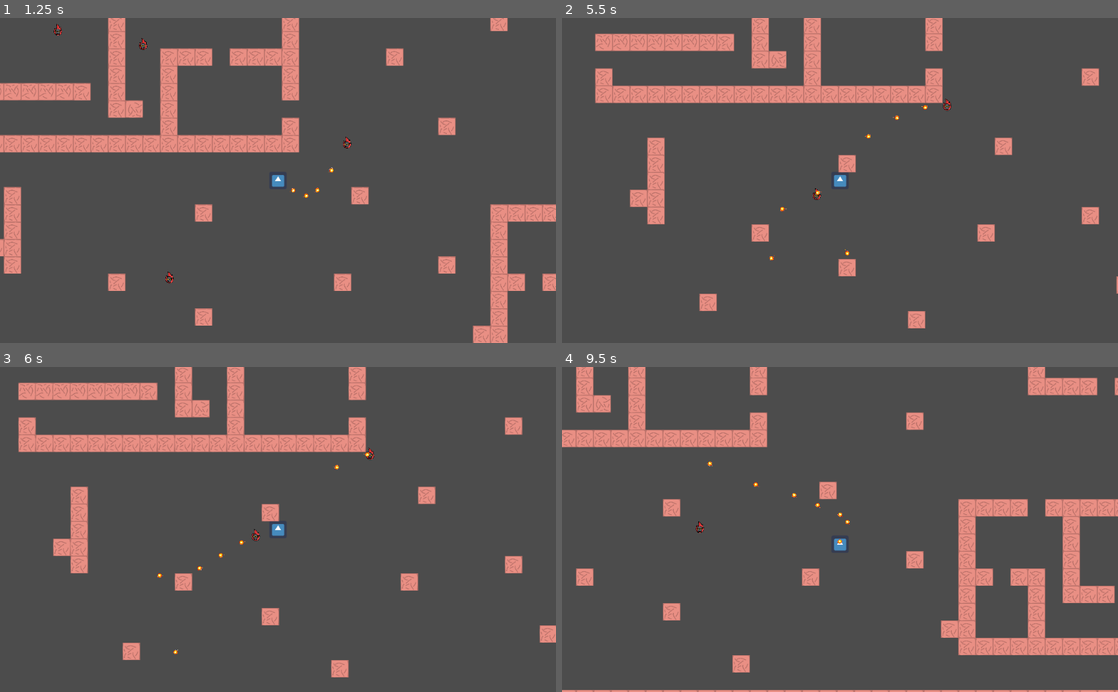
Above: before the commit, frames 1-4 (two rows, left to right).
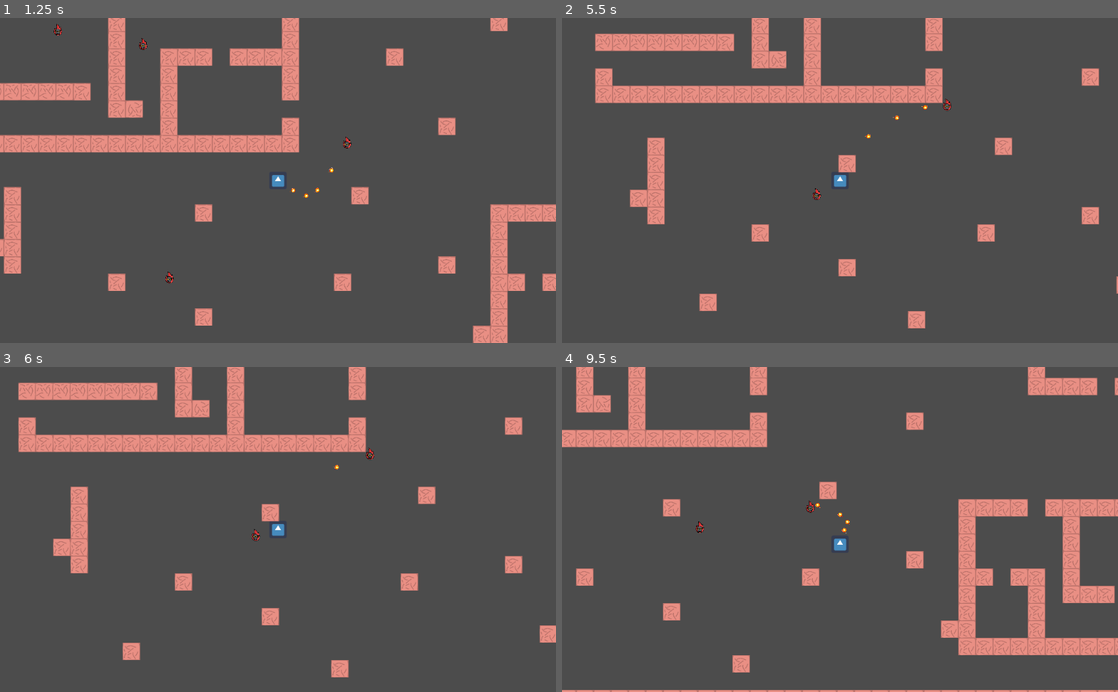
Above: after the commit, the same moments.

Repository: felipe-canales/LVAGames
Game: Godot game, scene res://level_test.tscn
Same seed, same stepped clock (60 frames per second), same inputs: the game is played once before the commit and once after it. The engine's default icon, where the game draws it, is replaced by a stand-in: a white triangle on a blue panel in a dark square.
Inputs:
- Up to frame 1 (1.25 s): tap Enter at 0.5 s; hold W (player_up) from 0.53 s (still down)
- Up to frame 2 (5.5 s): release W (player_up) at 2.03 s; hold A (player_left) 2.03-3.53 s; hold S (player_down) 3.53-4.28 s; hold D (player_right) 4.28-5.03 s; hold W (player_up) from 5.03 s (still down)
- Up to frame 3 (6 s): release W (player_up) at 5.78 s; hold D (player_right) from 5.78 s (still down)
- Up to frame 4 (9.5 s): release D (player_right) at 8.03 s; hold S (player_down) 8.03-8.78 s; tap Space at 8.75 s; hold A (player_left) from 8.78 s (still down)

Frame 1 is identical in both runs. In frame 2, less than 0.1% of the frame differs, in the area x 37-52%, y 53-75%; in frame 3, less than 0.1%; in frame 4, less than 0.1%, in the area x 26-52%, y 29-55%.

Commit message:
Enemigos reducen la vida del player, balas desaparecen despues de colisionar con enemigo

Diff:
--- a/nodos/Enemy.gd
+++ b/nodos/Enemy.gd
@@ -24,13 +24,8 @@
 
 func _physics_process(delta):
 
-	if shooted:
-		if vida == 0:
+	if vida == 0:
 			destroyed = true
-		else:
-			vida -= 1
-			shooted = false
-		print(vida)
 
 	var dist = player.global_position.distance_to(global_position)
 	var dir_x = player.global_position.x - global_position.x
@@ -44,3 +39,10 @@
 		movcont_y = 0
 
 	move_and_slide(Vector2(movcont_x, movcont_y).normalized() * velocidad * delta)
+
+
+
+func _on_Dao_area_entered(area):
+	if area.get_name().begins_with("Proyectil"):
+		vida -= 1
+		print(vida)
--- a/nodos/Enemy.tscn
+++ b/nodos/Enemy.tscn
@@ -6,9 +6,6 @@
 [sub_resource type="CapsuleShape2D" id=1]
 radius = 40.0855
 height = 38.6711
-
-[sub_resource type="RectangleShape2D" id=2]
-extents = Vector2( 60, 74 )
 
 [sub_resource type="CapsuleShape2D" id=3]
 radius = 95.0
@@ -32,12 +29,9 @@
 [node name="CollisionShape2D" type="CollisionShape2D" parent="."]
 shape = SubResource( 1 )
 
-[node name="Deteccion" type="Area2D" parent="."]
-
-[node name="CollisionShape2D" type="CollisionShape2D" parent="Deteccion"]
-shape = SubResource( 2 )
-
 [node name="Daño" type="Area2D" parent="."]
 
 [node name="CollisionShape2D" type="CollisionShape2D" parent="Daño"]
 shape = SubResource( 3 )
+[connection signal="area_entered" from="Daño" to="." method="_on_Dao_area_entered"]
+[connection signal="body_entered" from="Daño" to="." method="_on_Dao_body_entered"]
--- a/nodos/Player.gd
+++ b/nodos/Player.gd
@@ -1,6 +1,6 @@
 extends KinematicBody2D
 
-
+export var vida = 100
 var vel = Vector2(0,0)
 const TARGET_AXIS = 200
 const TARGET_DIAG = TARGET_AXIS / 1.41
@@ -38,3 +38,10 @@
 	vel.x = lerp(vel.x, target_x, ACCEL)
 	vel.y = lerp(vel.y, target_y, ACCEL)
 	move_and_slide(vel)
+
+
+func _on_Area2D_body_entered(body):
+
+	if body.get_name().begins_with("Enemy"):
+		vida -=1
+		print(vida)
--- a/nodos/Player.tscn
+++ b/nodos/Player.tscn
@@ -1,10 +1,13 @@
-[gd_scene load_steps=4 format=2]
+[gd_scene load_steps=5 format=2]
 
 [ext_resource path="res://temp_assets/icon.png" type="Texture" id=1]
 [ext_resource path="res://nodos/Player.gd" type="Script" id=2]
 
 [sub_resource type="ConvexPolygonShape2D" id=1]
 points = PoolVector2Array( 15, -11, 15, 11, 11, 15, -11, 15, -15, 11, -15, -11, -11, -15, 11, -15 )
+
+[sub_resource type="RectangleShape2D" id=2]
+extents = Vector2( 36, 35 )
 
 [node name="Player" type="KinematicBody2D"]
 script = ExtResource( 2 )
@@ -15,3 +18,9 @@
 
 [node name="CollisionShape2D" type="CollisionShape2D" parent="."]
 shape = SubResource( 1 )
+
+[node name="Area2D" type="Area2D" parent="."]
+
+[node name="CollisionShape2D" type="CollisionShape2D" parent="Area2D"]
+shape = SubResource( 2 )
+[connection signal="body_entered" from="Area2D" to="." method="_on_Area2D_body_entered"]
--- a/nodos/Proyectil.gd
+++ b/nodos/Proyectil.gd
@@ -22,3 +22,4 @@
 		if !body.destroyed:
 			destroyed = true
 			body.shooted = true
+			queue_free()
Not shown: 1 places in nodos/Enemy.tscn that only renumber resources
